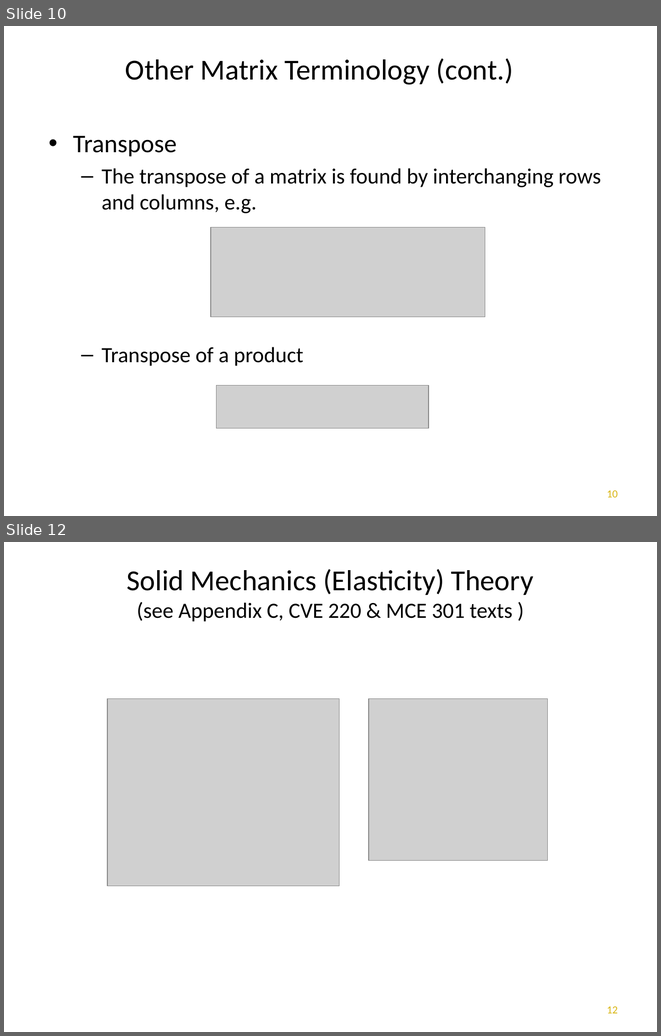
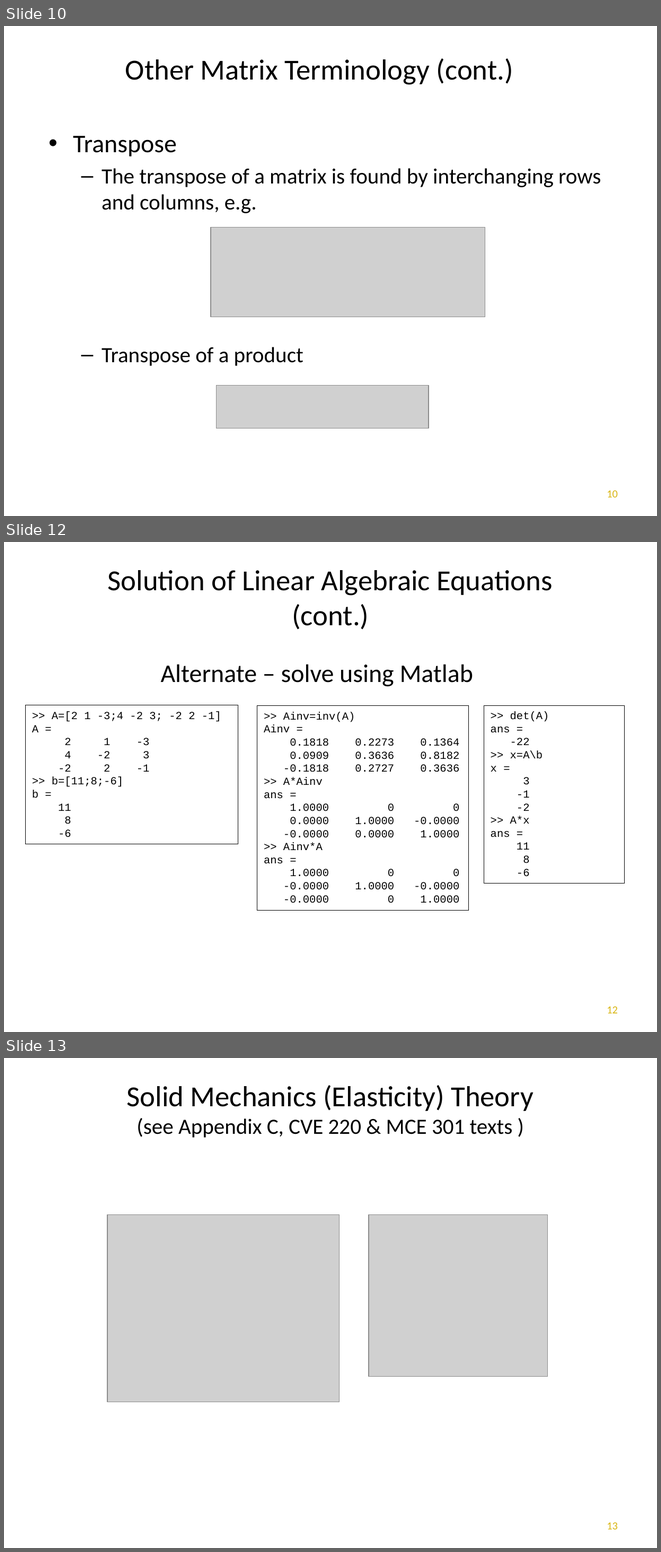
Before and after one commit to dgtaggart/mce466_f21, a slide deck: app.pptx. Shown one above the other, each under a label of ours: slides 10 and 12 before the commit, slides 10, 12 and 13 after it; the slides between them are not shown. The pictures are 661x1036 and 661x1552 pixels, drawn with LibreOffice and Linux fonts; fonts in the diff are those of the drawing; grey boxes stand for pictures; background and template pictures are left out. Boxes give left, top, right and bottom in pixels: in the first picture for what was removed or moved away, otherwise in the second. Text is boxed around its words. In the diff, an @@ line names an element or a change of style, - is before the commit and + after.

```diff
--- a/app.pptx
+++ b/app.pptx
@@ slide 12 added at [4, 542, 657, 1032], background #FFFFFF; not listed: 1 template element that a slide beside it also shows @@
@@ text added at [108, 570, 553, 629], 32 pt, text #000000 @@
+Solution of Linear Algebraic Equations
+(cont.)
@@ text added at [161, 664, 473, 687], 28 pt, text #000000 @@
+Alternate – solve using Matlab
@@ rectangle added at [26, 705, 238, 844], outline #000000 0.75 pt, 12 pt, text #000000 @@
+>> A=[2 1 -3;4 -2 3; -2 2 -1]
+A =
+2 1 -3
+4 -2 3
+-2 2 -1
+>> b=[11;8;-6]
+b =
+11
+8
+-6
@@ rectangle added at [257, 706, 469, 910], outline #000000 0.75 pt, 12 pt, text #000000 @@
+>> Ainv=inv(A)
+Ainv =
+0.1818 0.2273 0.1364
+0.0909 0.3636 0.8182
+-0.1818 0.2727 0.3636
+>> A*Ainv
+ans =
+1.0000 0 0
+0.0000 1.0000 -0.0000
+-0.0000 0.0000 1.0000
+>> Ainv*A
+ans =
+1.0000 0 0
+-0.0000 1.0000 -0.0000
+-0.0000 0 1.0000
@@ rectangle added at [484, 705, 624, 883], outline #000000 0.75 pt, 12 pt, text #000000 @@
+>> det(A)
+ans =
+-22
+>> x=A\b
+x =
+3
+-1
+-2
+>> A*x
+ans =
+11
+8
+-6
@@ what was slide 12 is now slide 13 @@
@@ page number at [607, 1522, 618, 1529]: text changed @@
-12
+13
```
Also in this commit, not shown: 2 slides changed, 1 other slide added, 1 other file.
